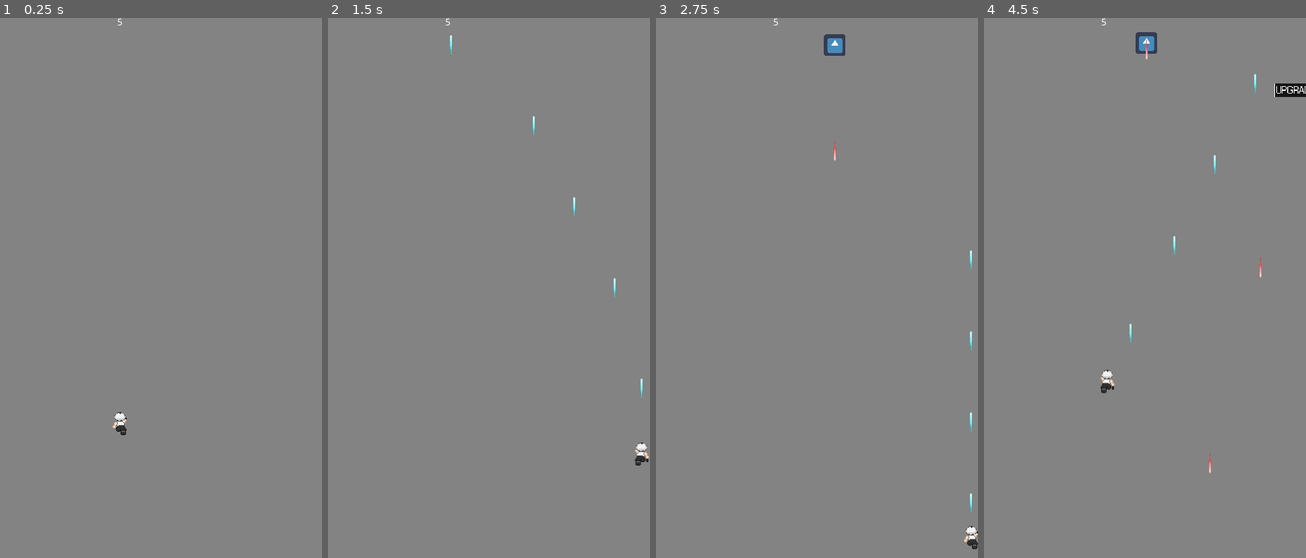
Above: before the commit, frames 1-4 (left to right).
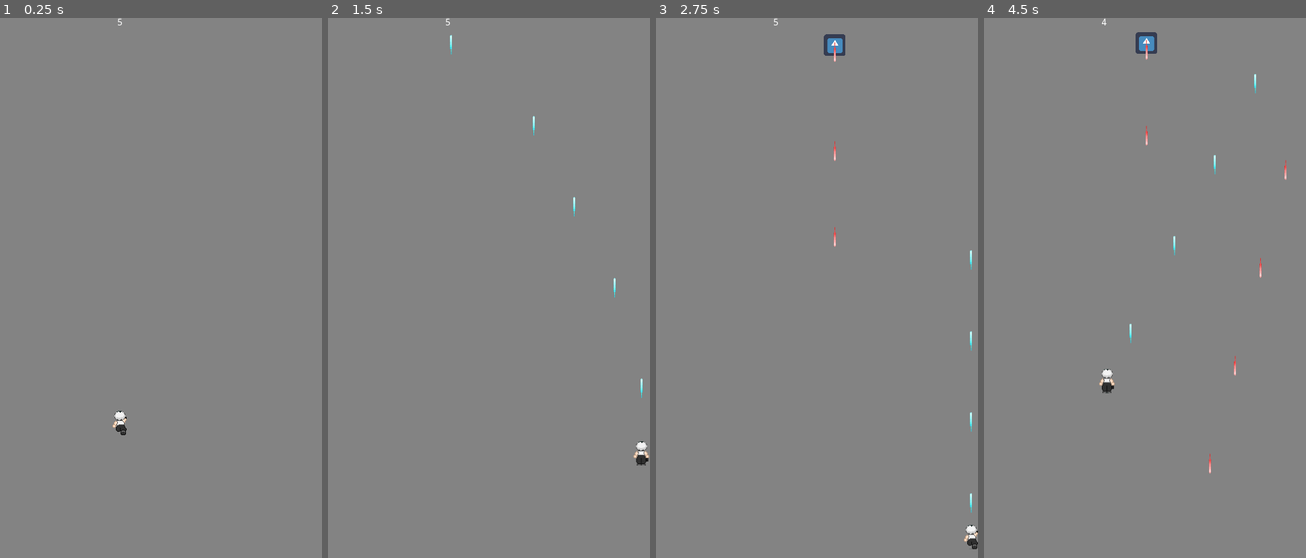
Above: after the commit, the same moments.

Repository: tyabbi/Godot-SHMUP
Game: Godot game, scene res://Scenes/main_screen.tscn
Two runs of this game, one before a commit and one after it. Both use one fixed random seed, a clock stepped at 60 frames per second and the inputs below. This scene is started directly instead of the project's main scene. The engine's default icon, where the game draws it, is replaced by a stand-in: a white triangle on a blue panel in a dark square.
Inputs:
- Up to frame 1 (0.25 s): no input
- Up to frame 2 (1.5 s): hold Right (move_right) 0.53-1.28 s; hold Z (shoot) 0.53-1.28 s; tap X (dash) at 0.6 s; hold Down (move_down) from 1.28 s (still down); tap Z (shoot) at 1.35 s
- Up to frame 3 (2.75 s): tap X (dash) at 1.55, 2.1 s; release Down (move_down) at 2.03 s; hold Right (move_right) from 2.03 s (still down); hold Z (shoot) from 2.03 s (still down)
- Up to frame 4 (4.5 s): release Right (move_right) at 2.78 s; release Z (shoot) at 2.78 s; hold Up (move_up) 2.78-3.53 s; tap Z (shoot) at 2.85, 4.35 s; tap X (dash) at 3.05, 3.6 s; hold Z (shoot) 3.53-4.28 s; hold Left (move_left) from 3.53 s (still down)

The runs differ from the first frame. In frame 1, less than 0.1% of the frame differs, in the area x 34-40%, y 72-77%; in frame 2, 0.1%; in frame 3, 0.1%; in frame 4, 0.4%, in the area x 35-100%, y 0-70%.

Commit message:
Add files via upload

Diff:
--- /dev/null
+++ b/CS_Game_Proj/Scenes/Double_Powerup.gd
@@ -0,0 +1,30 @@
+extends Node2D
+
+
+# Declare member variables here. Examples:
+# var a = 2
+# var b = "text"
+
+var label = "POWERUP"
+var dir = Vector2(0, 1)
+
+# Called when the node enters the scene tree for the first time.
+func _ready():
+	$RayCast2D.add_exception(StaticBody2D)
+	get_node("VisibilityNotifier2D").connect("screen_exited", self, "_on_screen_exit")
+
+# Called every frame. 'delta' is the elapsed time since the previous frame.
+func _process(_delta):
+	$RayCast2D.add_exception(StaticBody2D)
+	self.position += dir.rotated(self.rotation)
+
+	if ($RayCast2D.is_colliding()) :
+		var collide = $RayCast2D.get_collider()
+		if (collide.label == "PLAYER"):
+			#teleport enemy away from play area upon "death"
+			position += Vector2(2000,2000)
+			collide.spread_shot = false
+			collide.double_shot = true
+
+func _on_screen_exit():
+	queue_free()
--- /dev/null
+++ b/CS_Game_Proj/Scenes/Double_Powerup.tscn
@@ -0,0 +1,20 @@
+[gd_scene load_steps=3 format=2]
+
+[ext_resource path="res://Sprites/double_shot.png" type="Texture" id=1]
+[ext_resource path="res://Scenes/Double_Powerup.gd" type="Script" id=2]
+
+[node name="Node2D" type="Node2D"]
+script = ExtResource( 2 )
+
+[node name="Sprite" type="Sprite" parent="."]
+scale = Vector2( 0.5, 0.5 )
+texture = ExtResource( 1 )
+
+[node name="RayCast2D" type="RayCast2D" parent="."]
+position = Vector2( 0, -25 )
+scale = Vector2( 25, 1 )
+enabled = true
+
+[node name="VisibilityNotifier2D" type="VisibilityNotifier2D" parent="."]
+scale = Vector2( 3.00409, 1 )
+rect = Rect2( -8.35, -25, 16.7, 50 )
--- a/CS_Game_Proj/Scenes/Player.tscn
+++ b/CS_Game_Proj/Scenes/Player.tscn
@@ -50,7 +50,7 @@
 
 [node name="AnimatedSprite" type="AnimatedSprite" parent="."]
 frames = SubResource( 7 )
-frame = 4
+frame = 3
 playing = true
 
 [node name="Tween" type="Tween" parent="."]
--- /dev/null
+++ b/CS_Game_Proj/Scenes/Spread_Powerup.gd
@@ -0,0 +1,30 @@
+extends Node2D
+
+
+# Declare member variables here. Examples:
+# var a = 2
+# var b = "text"
+
+var label = "POWERUP"
+var dir = Vector2(0, 1)
+
+# Called when the node enters the scene tree for the first time.
+func _ready():
+	$RayCast2D.add_exception(StaticBody2D)
+	get_node("VisibilityNotifier2D").connect("screen_exited", self, "_on_screen_exit")
+
+# Called every frame. 'delta' is the elapsed time since the previous frame.
+func _process(_delta):
+	$RayCast2D.add_exception(StaticBody2D)
+	self.position += dir.rotated(self.rotation)
+
+	if ($RayCast2D.is_colliding()) :
+		var collide = $RayCast2D.get_collider()
+		if (collide.label == "PLAYER"):
+			#teleport enemy away from play area upon "death"
+			position += Vector2(2000,2000)
+			collide.double_shot = false
+			collide.spread_shot = true
+
+func _on_screen_exit():
+	queue_free()
--- /dev/null
+++ b/CS_Game_Proj/Scenes/Spread_Powerup.tscn
@@ -0,0 +1,20 @@
+[gd_scene load_steps=3 format=2]
+
+[ext_resource path="res://Sprites/spread_shot.png" type="Texture" id=1]
+[ext_resource path="res://Scenes/Spread_Powerup.gd" type="Script" id=2]
+
+[node name="Node2D" type="Node2D"]
+script = ExtResource( 2 )
+
+[node name="Sprite" type="Sprite" parent="."]
+scale = Vector2( 0.5, 0.5 )
+texture = ExtResource( 1 )
+
+[node name="RayCast2D" type="RayCast2D" parent="."]
+position = Vector2( 0, -25 )
+scale = Vector2( 25, 1 )
+enabled = true
+
+[node name="VisibilityNotifier2D" type="VisibilityNotifier2D" parent="."]
+scale = Vector2( 3.00409, 1 )
+rect = Rect2( -8.35, -25, 16.7, 50 )
--- a/CS_Game_Proj/Scripts/Enemy1.gd
+++ b/CS_Game_Proj/Scripts/Enemy1.gd
@@ -5,8 +5,9 @@
 # var a = 2
 # var b = "text"
 var bullet_scene = load("res://Scenes/Enemy1_Bullet.tscn")
-var power_scene = load("res://Scenes/Powerup.tscn")
-var bullet_delay = 0.5
+var spread_power_scene = load("res://Scenes/Spread_Powerup.tscn")
+var double_power_scene = load("res://Scenes/Double_Powerup.tscn")
+var bullet_delay = 0.25
 var health = 1
 var label = "ENEMY"
 const MOVE_SPEED = 150
@@ -27,10 +28,20 @@
 		move_vec = move_vec.bounce(collision.normal)
 
 	if (health <= 0):
-		var p = power_scene.instance()
-		p.position = self.position
-		p.dir = Vector2(0, 5)
-		get_parent().add_child(p)
+		randomize()
+
+		var p
+		var powerup = randi() % 2 + 1
+		if(powerup == 1):
+			p = spread_power_scene.instance()
+		else:
+			p = double_power_scene.instance()
+
+		var dropRate = randi() % 9
+		if(dropRate == 0):
+			p.position = self.position
+			p.dir = Vector2(0, 5)
+			get_parent().add_child(p)
 
 		get_parent().remove_child(self)
 		queue_free()
--- a/CS_Game_Proj/Scripts/Player.gd
+++ b/CS_Game_Proj/Scripts/Player.gd
@@ -11,6 +11,8 @@
 
 var double_shot = false
 var spread_shot = false
+
+var power_timer = null
 
 var can_shoot = true
 var can_dash = true
@@ -43,10 +45,14 @@
 	move_and_collide(move_vec * delta * MOVE_SPEED)
 
 func on_shoot_timeout_complete():
-	can_shoot = true;
+	can_shoot = true
 
 func on_dash_timeout_complete():
-	can_dash = true;
+	can_dash = true
+
+func _on_power_timeout_complete():
+	double_shot = false
+	spread_shot = false
 
 # Called every frame. 'delta' is the elapsed time since the previous frame.
 func _process(delta):
Binary file added: CS_Game_Proj/Sprites/double_shot.png
Not shown, added: CS_Game_Proj/Sprites/double_shot.png.import
Binary file added: CS_Game_Proj/Sprites/spread_shot.png
Not shown, added: CS_Game_Proj/Sprites/spread_shot.png.import
Not shown, added: CS_Game_Proj/Sprites/powerup_template.psd
